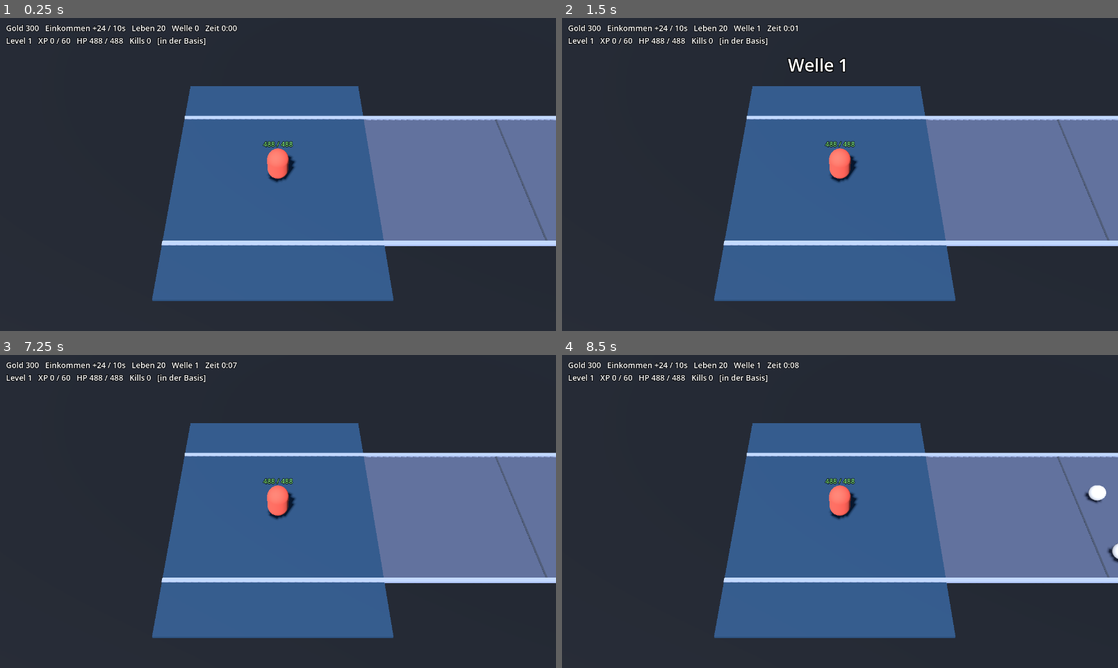
Above: before the commit, frames 1-4 (two rows, left to right).
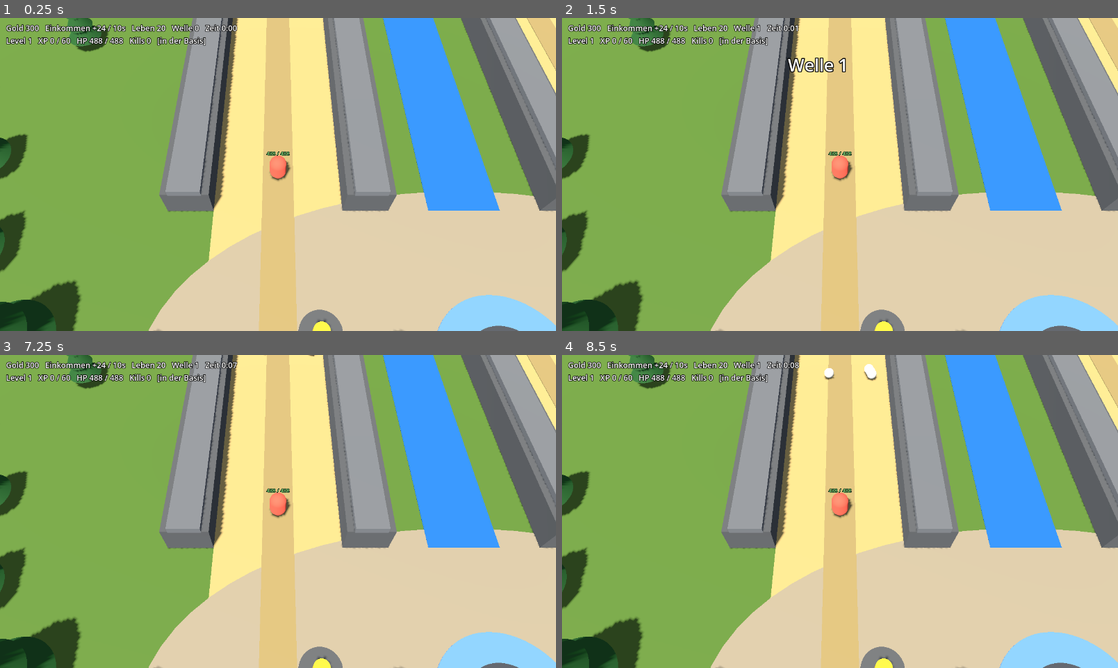
Above: after the commit, the same moments.

Repository: Tarux21/hero-lane-wars
Game: Godot game, scene res://scenes/main.tscn
The game is run twice, just before and just after one commit, with the same random seed, the same clock (stepped at 60 frames per second) and the same inputs.
Inputs (mouse positions are in pixels of both pictures, inside the frame that each line leads up to):
- Up to frame 1 (0.25 s): no input
- Up to frame 2 (1.5 s): tap Enter at 0.5 s; move the mouse to (962, 158) at 0.52 s; click (962, 158) at 0.67 s; tap Space at 1.25 s; move the mouse to (728, 190) at 1.27 s; click (728, 190) at 1.42 s
- Up to frame 3 (7.25 s): tap Enter at 2, 3.5 s; move the mouse to (333, 442) at 2.02 s; click (333, 442) at 2.17 s; tap Space at 2.75, 4.25 s; move the mouse to (250, 574) at 2.77 s; click (250, 574) at 2.92 s; move the mouse to (444, 558) at 3.52 s; click (444, 558) at 3.67 s; move the mouse to (111, 464) at 4.27 s; click (111, 464) at 4.42 s; move the mouse to (305, 511) at 5.02 s; click (305, 511) at 5.17 s; move the mouse to (194, 433) at 5.77 s; click (194, 433) at 5.92 s; move the mouse to (400, 495) at 6.52 s; click (400, 495) at 6.67 s
- Up to frame 4 (8.5 s): move the mouse to (728, 527) at 7.27 s; click (728, 527) at 7.42 s; move the mouse to (895, 442) at 8.02 s; click (895, 442) at 8.17 s

The runs differ from the first frame. In frame 1, 99% of the frame differs, in the area x 0-100%, y 0-100%; in frame 2, 99%; in frame 3, 99%; in frame 4, 99%.

Commit message:
Godot: Warcraft-artige Kamera und Karte (senkrechte Lanes, Fluss, Platz, Haeuser), Referenz-Analyse
Co-Authored-By: Claude Sonnet 5.5 <noreply@anthropic.com>

Diff:
--- a/godot/scripts/game.gd
+++ b/godot/scripts/game.gd
@@ -5,7 +5,9 @@
 ## Alle Spielwerte stammen aus data/daten.json (Autoload "Data"). Spielkoordinaten (x = Lane entlang, y = quer) werden mit S in Meter umgerechnet.
 
 const S := 0.05                      # Spielwert -> Meter (Lane 3000 -> 150 m)
-const CAM_OFFSET := Vector3(0, 20, 15)
+const LANE_GAP := 26.0               # Abstand der Lane-Mitten (Meter): deine Lane bei x=0, Gegner-Lane bei x=LANE_GAP
+const CAM_PITCH := 58.0              # Kamerawinkel in Grad (wie Warcraft 3: schräg von oben)
+var cam_dist := 28.0                 # Kamera-Abstand zum Helden (Mausrad)
 
 var cfg: Dictionary
 var t := 0.0
@@ -44,6 +46,8 @@
 			sim_secs = float(a.substr(6))
 		elif a.begins_with("--shot="):
 			shot_path = a.substr(7)
+		elif a.begins_with("--zoom="):
+			cam_dist = float(a.substr(7))
 		elif a == "--autoplay":
 			autoplay = true
 	_build_world()
@@ -54,43 +58,136 @@
 		_run_simulation(sim_secs, shot_path)
 
 
+# ---------------------------------------------------------------- Koordinaten
+## Spielkoordinaten -> Welt: Die Lane läuft senkrecht über den Bildschirm (Basis unten, Monster kommen von oben).
+## x = Weg entlang der Lane (0 = Basis), y = quer, lane 0 = deine Lane, 1 = Gegner-Lane.
+func _wp(gx: float, gy: float, lane: int = 0) -> Vector3:
+	return Vector3(gy * S + lane * LANE_GAP, 0.0, -gx * S)
+
+
+func _cam_offset() -> Vector3:
+	var p := deg_to_rad(CAM_PITCH)
+	return Vector3(0.0, sin(p) * cam_dist, cos(p) * cam_dist)
+
+
 # ---------------------------------------------------------------- Aufbau
 func _build_world() -> void:
 	var env := Environment.new()
 	env.background_mode = Environment.BG_COLOR
-	env.background_color = Color("#10131a")
+	env.background_color = Color("#2a3a22")
 	env.ambient_light_source = Environment.AMBIENT_SOURCE_COLOR
-	env.ambient_light_color = Color("#8a93a8")
-	env.ambient_light_energy = 0.6
+	env.ambient_light_color = Color("#b9c2cc")
+	env.ambient_light_energy = 0.7
 	var we := WorldEnvironment.new()
 	we.environment = env
 	add_child(we)
 
 	var sun := DirectionalLight3D.new()
-	sun.rotation_degrees = Vector3(-55, -30, 0)
-	sun.light_energy = 1.1
+	sun.rotation_degrees = Vector3(-60, -25, 0)
+	sun.light_color = Color("#fff1d6")
+	sun.light_energy = 1.15
 	sun.shadow_enabled = true
+	sun.directional_shadow_max_distance = 90.0
 	add_child(sun)
 
+	_build_map()
+
+	cam = Camera3D.new()
+	cam.fov = 45
+	cam.far = 500
+	add_child(cam)
+
+
+## Karte im Stil von Warcraft-3-Hero-Line-Wars: zwei Lanes nebeneinander, dazwischen Felswände und ein Fluss,
+## unten ein Platz mit magischem Kreis, Häusern (Monster senden) und Händlern. Alles noch aus einfachen Formen (Platzhalter).
+func _build_map() -> void:
 	var lane_len: float = cfg["laneLen"] * S
 	var half: float = cfg["laneHalf"] * S
-	_box(Vector3(lane_len / 2.0, -0.3, 0), Vector3(lane_len + 60.0, 0.3, 50.0), Color("#14181f"))    # Boden
-	_box(Vector3((lane_len + 5.0) / 2.0, -0.05, 0), Vector3(lane_len + 5.0, 0.1, half * 2.0), Color("#46506a"))  # Lane
-	for side in [-1.0, 1.0]:                                                                                    # helle Lane-Ränder
-		_box(Vector3((lane_len + 5.0) / 2.0, 0.05, side * half), Vector3(lane_len + 5.0, 0.12, 0.25), Color("#8d9ab8"))
-	var base_w: float = cfg["baseX"] * S
-	_box(Vector3(base_w / 2.0, 0.0, 0), Vector3(base_w, 0.12, half * 2.0 + 6.0), Color("#23405f"))   # Basis
-	var spawn_x: float = cfg["spawnX"] * S
-	_box(Vector3(spawn_x + 3.0, 0.0, 0), Vector3(6.0, 0.12, half * 2.0), Color("#5a2328"))           # Monster-Spawn
-	var x := 10.0
-	while x < lane_len:                                                                                  # Meilensteine
-		_box(Vector3(x, 0.02, 0), Vector3(0.1, 0.02, half * 2.0), Color("#3a4252"))
-		x += 10.0
-
-	cam = Camera3D.new()
-	cam.fov = 40
-	cam.far = 400
-	add_child(cam)
+	var base_len: float = cfg["baseX"] * S
+	var mid_x := LANE_GAP / 2.0
+	var z_far := -lane_len - 10.0
+	var z_mid := (z_far + 14.0) / 2.0
+	var z_len := 14.0 - z_far
+	_box(Vector3(mid_x, -0.5, z_mid), Vector3(120.0, 1.0, z_len + 30.0), Color("#4b6b30"))                   # Gras
+	for lane in 2:
+		var cx := lane * LANE_GAP
+		_box(Vector3(cx, -0.04, z_mid + 4.0), Vector3(half * 2.0, 0.1, z_len - 8.0), Color("#a89462"))       # Lane (Sandweg)
+		_box(Vector3(cx, 0.02, z_mid + 4.0), Vector3(half * 0.5, 0.06, z_len - 8.0), Color("#8d7d55"))       # Pflasterstreifen in der Mitte
+		for side in [-1.0, 1.0]:
+			_box(Vector3(cx + side * (half + 1.6), 1.1, z_mid - 6.0), Vector3(3.2, 2.4, lane_len + 2.0), Color("#4c4f55"))   # Felswand
+			_box(Vector3(cx + side * (half + 1.6), 2.45, z_mid - 6.0), Vector3(2.2, 0.5, lane_len + 2.0), Color("#5f636b"))
+	_box(Vector3(mid_x, -0.06, z_mid - 6.0), Vector3(5.0, 0.2, lane_len + 2.0), Color("#1f5fa8"))             # Fluss zwischen den Lanes
+	var spawn_z := -float(cfg["spawnX"]) * S
+	for lane in 2:
+		_box(Vector3(lane * LANE_GAP, 0.03, spawn_z - 2.0), Vector3(half * 2.0, 0.06, 6.0), Color("#6e2a2a"))  # Monster-Spawn
+	# Platz am unteren Ende (Basis): Pflaster, magischer Kreis, Feuerstellen
+	var plaza_z := 7.0
+	var plaza := _cyl(Vector3(mid_x, -0.02, plaza_z), 21.0, 0.1, Color("#8b8272"))
+	plaza.scale = Vector3(1.0, 1.0, 0.55)
+	_cyl(Vector3(mid_x, 0.06, plaza_z), 4.2, 0.05, Color("#2a3a7a"), Color("#4a7aff"))                         # magischer Kreis
+	_cyl(Vector3(mid_x, 0.1, plaza_z), 2.4, 0.06, Color("#3b3f48"))
+	for fx in [-1.0, 1.0]:
+		_cyl(Vector3(mid_x + fx * 10.5, 0.1, plaza_z - 2.0), 1.3, 0.2, Color("#4c4f55"))
+		_cyl(Vector3(mid_x + fx * 10.5, 0.5, plaza_z - 2.0), 0.5, 0.8, Color("#ff7a2a"), Color("#ff5a10"))     # Feuer
+	# Häuser (Monster senden) und Händler-Sockel in einer Reihe am unteren Rand, je Lane
+	for lane in 2:
+		for i in 4:
+			var hx := lane * LANE_GAP + (i - 1.5) * 3.4
+			_house(Vector3(hx, 0.0, plaza_z + 5.0))
+		for sx in [-1.0, 1.0]:
+			_cyl(Vector3(lane * LANE_GAP + sx * 7.0, 0.2, plaza_z - 1.0), 1.1, 0.4, Color("#6d6558"))        # Händler-Sockel
+	# Bäume und Felsen außerhalb der Lanes
+	var rng := RandomNumberGenerator.new()
+	rng.seed = 7
+	var zz := 12.0
+	while zz > z_far:
+		for side in [-1.0, 1.0]:
+			var tx: float = (-14.0 - rng.randf() * 12.0) if side < 0.0 else (LANE_GAP + 14.0 + rng.randf() * 12.0)
+			_tree(Vector3(tx, 0.0, zz + rng.randf() * 4.0), 0.8 + rng.randf() * 0.7)
+		zz -= 7.0
+
+
+func _cyl(pos: Vector3, radius: float, height: float, col: Color, glow: Color = Color(0, 0, 0, 0)) -> MeshInstance3D:
+	var m := MeshInstance3D.new()
+	var c := CylinderMesh.new()
+	c.top_radius = radius
+	c.bottom_radius = radius
+	c.height = height
+	m.mesh = c
+	m.position = pos
+	var mat := _mat(col)
+	if glow.a > 0.0:
+		mat.emission_enabled = true
+		mat.emission = glow
+		mat.emission_energy_multiplier = 1.2
+	m.material_override = mat
+	add_child(m)
+	return m
+
+
+func _house(pos: Vector3) -> void:
+	_box(pos + Vector3(0, 1.0, 0), Vector3(2.6, 2.0, 2.6), Color("#b9955a"))                       # Wände
+	var roof := MeshInstance3D.new()
+	var pm := PrismMesh.new()
+	pm.size = Vector3(3.2, 1.4, 3.0)
+	roof.mesh = pm
+	roof.position = pos + Vector3(0, 2.7, 0)
+	roof.material_override = _mat(Color("#7a4a2a"))
+	add_child(roof)
+
+
+func _tree(pos: Vector3, s: float) -> void:
+	_cyl(pos + Vector3(0, 0.8 * s, 0), 0.25 * s, 1.6 * s, Color("#5a3d22"))
+	for k in 3:
+		var cone := MeshInstance3D.new()
+		var cm := CylinderMesh.new()
+		cm.top_radius = 0.0
+		cm.bottom_radius = (1.7 - k * 0.4) * s
+		cm.height = 2.0 * s
+		cone.mesh = cm
+		cone.position = pos + Vector3(0, (2.0 + k * 1.3) * s, 0)
+		cone.material_override = _mat(Color("#23512a"))
+		add_child(cone)
 
 
 func _box(pos: Vector3, size: Vector3, col: Color) -> MeshInstance3D:
@@ -247,7 +344,7 @@
 		hero["xp"] -= _xp_need(hero["lvl"])
 		hero["lvl"] += 1
 		hero["hp"] += float(hero["d"]["hpl"])
-		_float_text("LEVEL %d" % hero["lvl"], Vector3(hero["x"] * S, 3.2, hero["y"] * S), Color("#ffd166"), 48, 1.2)
+		_float_text("LEVEL %d" % hero["lvl"], _wp(hero["x"], hero["y"]) + Vector3(0, 3.2, 0), Color("#ffd166"), 48, 1.2)
 
 
 func _float_text(text: String, pos: Vector3, col: Color, size: int, life: float) -> void:
@@ -260,7 +357,7 @@
 func _hit_unit(u: Dictionary, dmg: float) -> void:
 	var d := _reduce(dmg, u["armor"])
 	u["hp"] -= d
-	_float_text(str(int(round(d))), Vector3(u["x"] * S, 1.8, u["y"] * S), Color.WHITE, 30, 0.5)
+	_float_text(str(int(round(d))), _wp(u["x"], u["y"]) + Vector3(0, 1.8, 0), Color.WHITE, 30, 0.5)
 	if u["hp"] <= 0.0:
 		_kill_unit(u)
 
@@ -270,7 +367,7 @@
 		return
 	var eff := _reduce(dmg, _hero_armor())
 	hero["hp"] -= eff
-	_float_text("-" + str(int(round(eff))), Vector3(hero["x"] * S, 3.0, hero["y"] * S), Color("#ff6b6b"), 30, 0.6)
+	_float_text("-" + str(int(round(eff))), _wp(hero["x"], hero["y"]) + Vector3(0, 3.0, 0), Color("#ff6b6b"), 30, 0.6)
 	if hero["hp"] <= 0.0:
 		hero["hp"] = 0.0
 		hero["deaths"] += 1
@@ -405,22 +502,23 @@
 func _sync_visuals(delta: float) -> void:
 	var hn: Node3D = hero["node"]
 	hn.visible = hero["dead"] <= 0.0
-	hn.position = Vector3(hero["x"] * S, 0, hero["y"] * S)
+	hn.position = _wp(hero["x"], hero["y"])
 	var lab: Label3D = hero["label"]
 	lab.text = "%d / %d" % [int(hero["hp"]), int(_hero_max_hp())]
 	for u in units:
 		var n: Node3D = u["node"]
-		n.position = Vector3(u["x"] * S, 0, u["y"] * S)
+		n.position = _wp(u["x"], u["y"])
 	for f in texts.duplicate():
 		f["t"] -= delta
 		f["node"].position.y += 1.5 * delta
 		if f["t"] <= 0.0:
 			f["node"].queue_free()
 			texts.erase(f)
-	var want := hn.position + CAM_OFFSET
+	var off := _cam_offset()
+	var want := hn.position + off
 	cam.position = want if not cam_init else cam.position.lerp(want, minf(1.0, delta * 6.0))
 	cam_init = true
-	cam.look_at(cam.position - CAM_OFFSET)
+	cam.look_at(cam.position - off)
 	var min_t := int(t) / 60
 	hud.text = "Gold %d   Einkommen +%.0f / %ds   Leben %d   Welle %d   Zeit %d:%02d\nLevel %d   XP %d / %d   HP %d / %d   Kills %d   %s" % [
 		int(gold), income, int(cfg["incomeTick"]), lives, wave, min_t, int(t) % 60,
@@ -437,12 +535,17 @@
 
 
 func _unhandled_input(event: InputEvent) -> void:
+	if event is InputEventMouseButton and event.pressed:   # Mausrad: Kamera näher/weiter weg
+		if event.button_index == MOUSE_BUTTON_WHEEL_UP:
+			cam_dist = clampf(cam_dist - 2.0, 14.0, 50.0)
+		elif event.button_index == MOUSE_BUTTON_WHEEL_DOWN:
+			cam_dist = clampf(cam_dist + 2.0, 14.0, 50.0)
 	if over or hero["dead"] > 0.0:
 		return
 	if event is InputEventMouseButton and event.pressed and event.button_index == MOUSE_BUTTON_RIGHT:
 		var p := _ground_point(event.position)
-		var gx := p.x / S
-		var gy := p.z / S
+		var gx := -p.z / S
+		var gy := p.x / S
 		var hit: Variant = null
 		var best := 1e9
 		for u in units:
Not shown, changed: .gitignore
Not shown, added: docs/Referenz-Hero-Line-Wars.md
